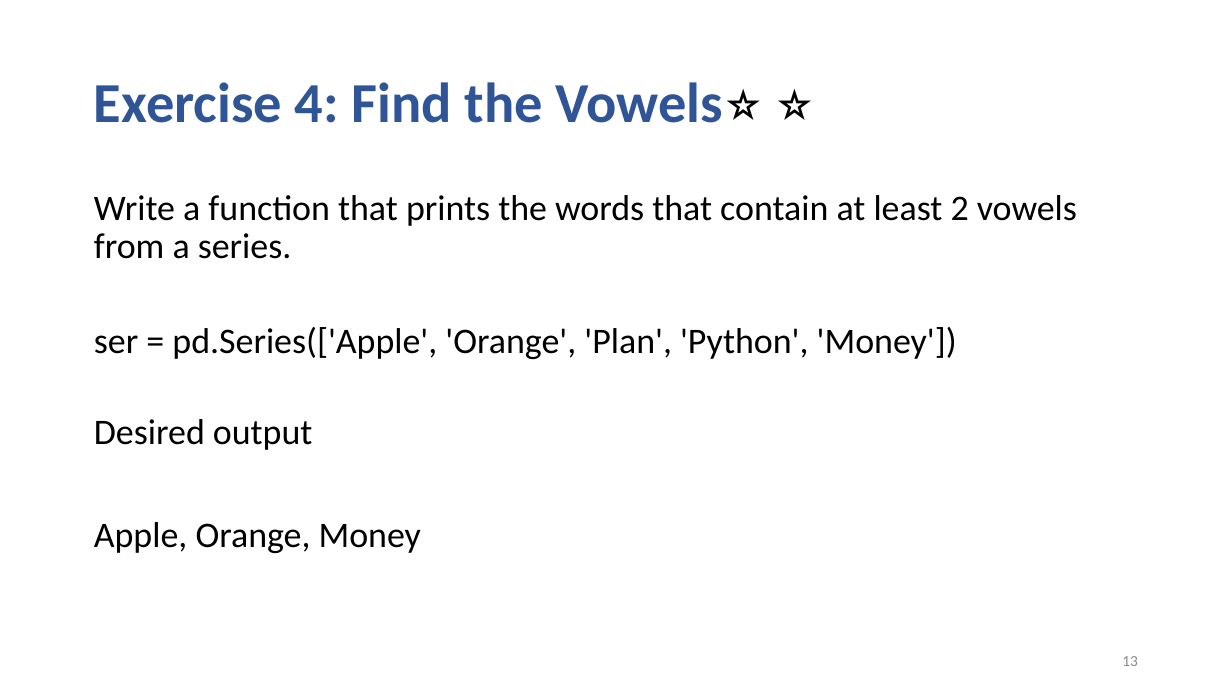
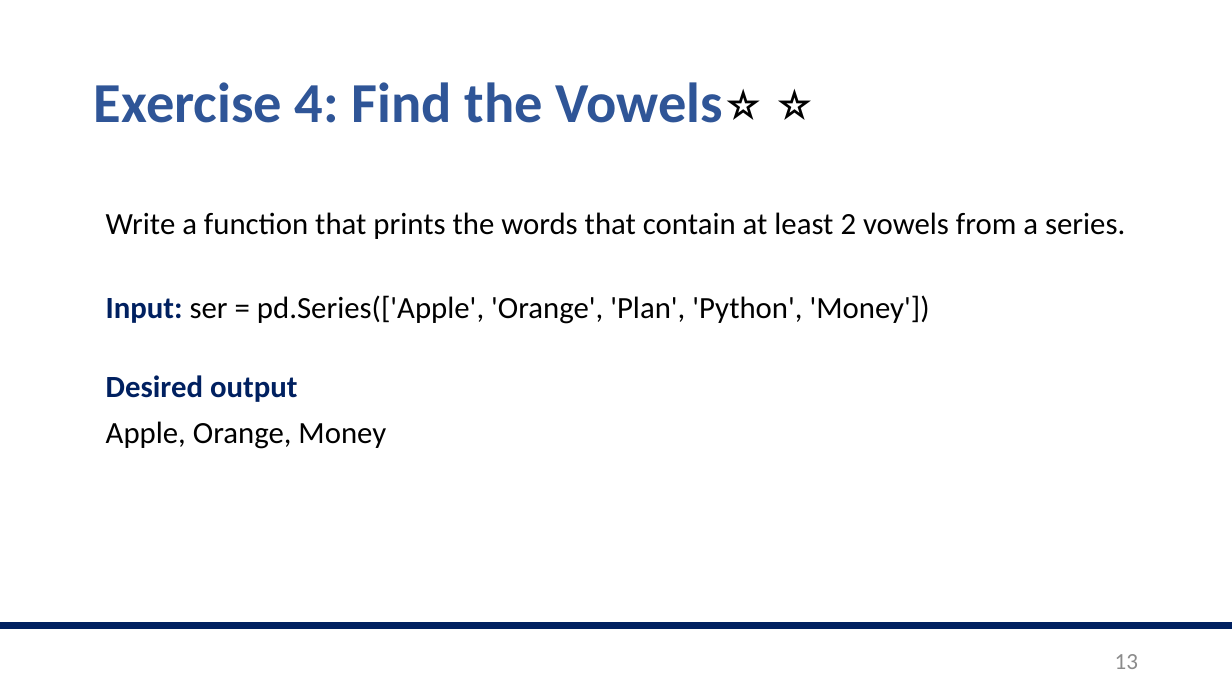
Before and after one commit to valegiunchiglia/2022-Module3-ImperialCollege, a slide deck: slide 13 of Day1/Day1.pptx. Drawn at 1232x693 pixels with LibreOffice and Linux fonts; fonts in the diff are those of the drawing. Boxes give left, top, right and bottom in pixels: in the first picture for what was removed or moved away, otherwise in the second. Text is boxed around its words. In the diff, an @@ line names an element or a change of style, - is before the commit and + after.

```diff
--- a/Day1/Day1.pptx
+++ b/Day1/Day1.pptx
@@ text "Write a function that prints ...": place and size @@
-text "Write a function that prints ..." at (94,195,1077,553)
+text "Write a function that prints ..." at (106,212,1125,449)
@@ text at (106,212,1125,449): size 28 to 24 pt in "Write a function that prints the words ...", "Desired output", "Apple, Orange, Money"; text colour #000000 to #002060, bold on in "Desired output" @@
@@ text at (106,295,930,324): text changed; size 28 to 24 pt @@
-ser = pd.Series(['Apple', 'Orange', 'Plan', 'Python', 'Money'])
+Input: ser = pd.Series(['Apple', 'Orange', 'Plan', 'Python', 'Money'])
@@ line added from (0, 626) to (1232, 626), #002060 6 pt @@
@@ page number at (1115,654,1138,669): size 12 to 18 pt @@
```
Also in this commit, not shown: 17 other slides changed, 2 other files.
